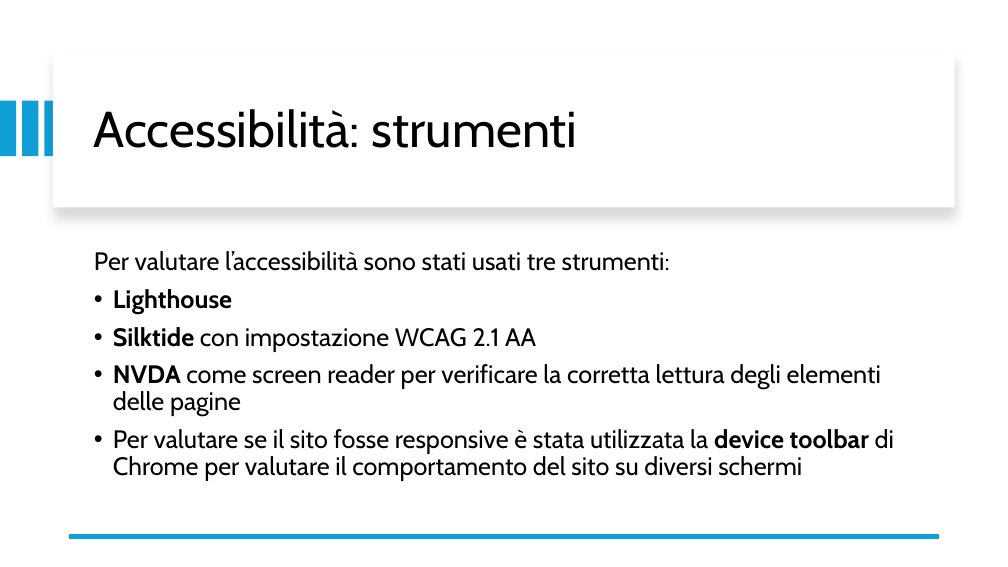
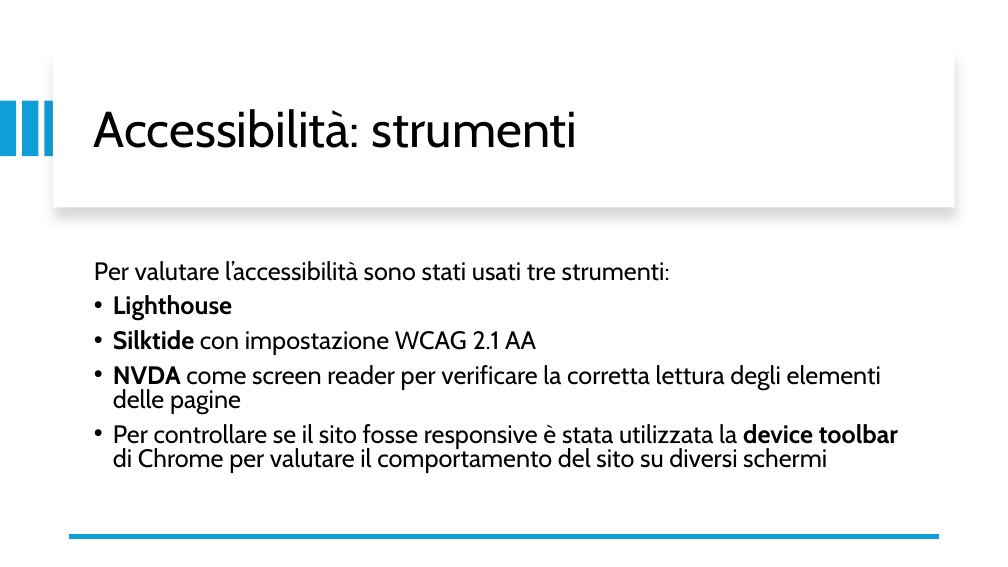
Before and after one commit to FarinaChristian/appDinamiche, a slide deck: slide 8 of slide.pptx (slide 7 before the commit). Drawn at 1008x567 pixels with LibreOffice and Linux fonts; fonts in the diff are those of the drawing. Boxes give left, top, right and bottom in pixels: in the first picture for what was removed or moved away, otherwise in the second. Text is boxed around its words. In the diff, an @@ line names an element or a change of style, - is before the commit and + after.

```diff
--- a/slide.pptx
+++ b/slide.pptx
@@ text at [94, 261, 881, 414]: line spacing 0.9 to 0.8 @@
@@ text at [113, 424, 898, 473]: text changed @@
-• Per valutare se il sito fosse responsive è stata utilizzata la device toolbar di Chrome per valutare il comportamento del sito su diversi schermi
+• Per controllare se il sito fosse responsive è stata utilizzata la device toolbar di Chrome per valutare il comportamento del sito su diversi schermi
```
Also in this commit, not shown: 3 other slides changed, 1 slide added.
